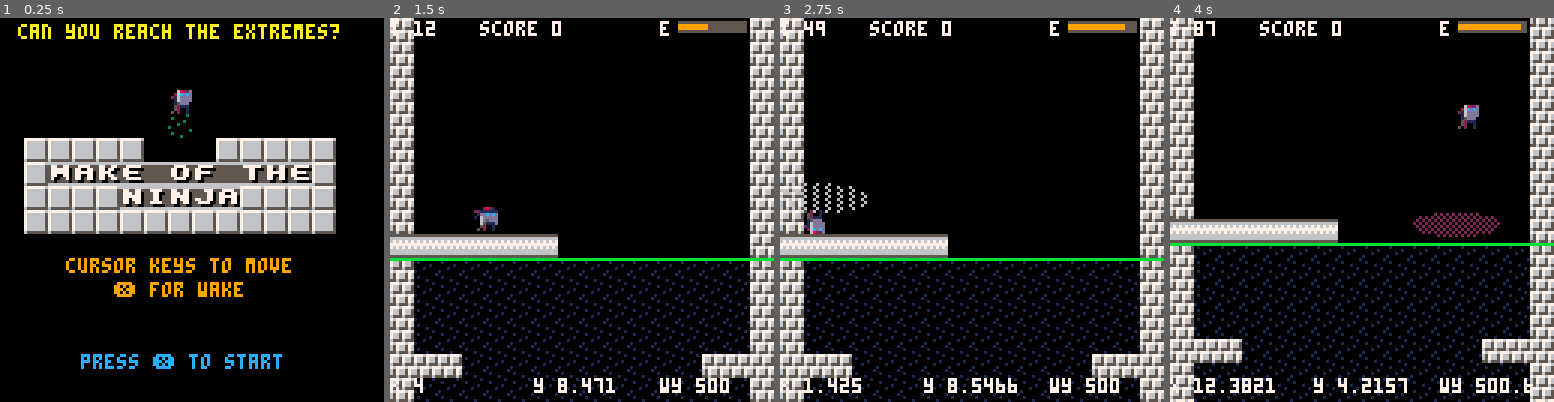
Above: before the commit, frames 1-4 (left to right).
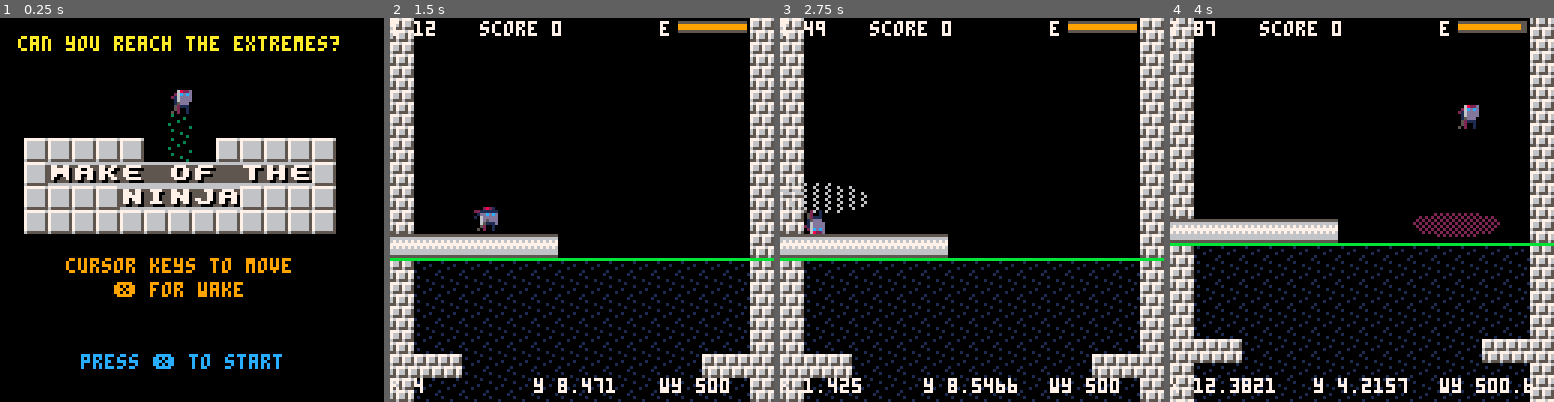
Above: after the commit, the same moments.

Repository: ggaughan/wake-of-the-ninja
Game: PICO-8 cartridge wakey.p8
Same seed, same stepped clock (60 frames per second), same inputs: the game is played once before the commit and once after it.
Inputs:
- Up to frame 1 (0.25 s): no input
- Up to frame 2 (1.5 s): tap X (X key) at 1.07 s
- Up to frame 3 (2.75 s): hold Left 1.97-2.37 s; tap X (X key) at 2.07, 2.4, 2.73 s; hold Down from 2.42 s (still down)
- Up to frame 4 (4 s): release Down at 2.82 s; hold Right 2.87-3.53 s; tap X (X key) at 3.07, 3.4, 3.73 s; hold Up from 3.58 s (still down)

The runs differ from the first frame. In frame 1, 2.3% of the frame differs, in the area x 4-89%, y 1-38%; in frame 2, 0.2%; in frame 3, less than 0.1%; in frame 4, nothing differs.

Commit message:
Tidy + more start screen

Diff:
--- a/wakey.p8
+++ b/wakey.p8
@@ -104,16 +104,10 @@
  pl.frame=1
  pl.inertia=0.82
  pl.bounce=0.07
- pl.energy = 10
+ pl.energy = max_energy
 
  pl.room = nil
 
--- local ball = make_actor(8.5,7.5)
--- ball.spr = 33
--- ball.dx=0.05
--- ball.dy=0.1
--- ball.inertia=0.0
--- -- ball.bounce = 0.8
 	if debug then
 	 printh("mem "..stat(0))  -- in k
 	end
@@ -466,7 +460,7 @@
 function _draw_intro()
 	cls()
 
- print("can you reach the extremes?", 6, 2, 10)
+ print("can you reach the extremes?", 6, 6, 10)
 
  map(0,0,0,0,16,16)
 
@@ -475,10 +469,12 @@
 
  print("press ❎ to start", 27, 112, 12)
 
+ scroll_tile(9)
 	if time() - last > 0.1 then
 	 pal(4, flr(1+rnd()*#wake_colour), 1)
 	 last = time()
 	end
+
 end
 
 function _draw_game()
@@ -1269,7 +1265,7 @@
 00000000000000000000000000000000010000000000000000000000000000010f00000000000000000000000000000f0d00000000000000000000000000000d00000000000000000000000000000000000000000000000000000000000000000000000000000000000000000000000000000000000000000000000000000000
 00000000000000830000000000000000010000000000000000000000000000010f00000000000000000000000000000f0d00000000000000000000000000000d00000000000000000000000000000000000000000000000000000000000000000000000000000000000000000000000000000000000000000000000000000000
 000000000000000900000000000000000100004b0000000000000000000000010f00000000000000000000000000000f0d00005b5c5c5d00000000000000000d00000000000000000000000000000000000000000000000000000000000000000000000000000000000000000000000000000000000000000000000000000000
-003f3f3f3f3f0000003f3f3f3f3f0000010000010101010000000000000000010f00000000000000000000000000000f0d00000000000000000000000000000d00000000000000000000000000000000000000000000000000000000000000000000000000000000000000000000000000000000000000000000000000000000
+003f3f3f3f3f0009003f3f3f3f3f0000010000010101010000000000000000010f00000000000000000000000000000f0d00000000000000000000000000000d00000000000000000000000000000000000000000000000000000000000000000000000000000000000000000000000000000000000000000000000000000000
 003ff7e1ebe5c0efe6c0f4e8e53f0000010000000000000000000000000000010f00000000000000000000000000000f0d00000000000000000000000000000d00000000000000000000000000000000000000000000000000000000000000000000000000000000000000000000000000000000000000000000000000000000
 003f3f3f3feee9eeeae13f3f3f3f0000010000000000000000000000000000010f00000000000000000000000000000f0d00000000000000000000000000000d00000000000000000000000000000000000000000000000000000000000000000000000000000000000000000000000000000000000000000000000000000000
 003f3f3f3f3f3f3f3f3f3f3f3f3f0000010000000000000000000000000000010f00000000000000000000000000000f0d00000000000000000000000000000d00000000000000000000000000000000000000000000000000000000000000000000000000000000000000000000000000000000000000000000000000000000
Not shown, changed: the thumbnail (__label__) section of wakey.p8
